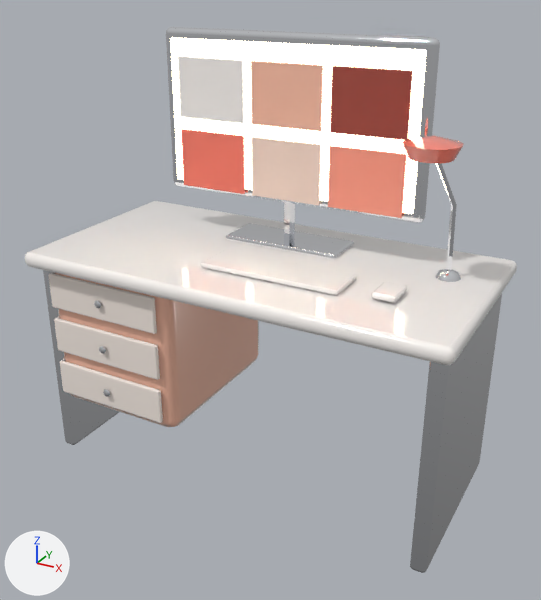
One commit to the glTF model public/assets/interiors/estudio/desk_monitor_station.glb: the scene before it, then after it.
Camera for both pictures: a 50 mm lens placed at (1.077, -1.936, 1.575), pointed at (0.028, -0.029, 0.621). Every picture has the same lights, and +X, +Y and +Z are marked at lower left. The picture after the commit comes second.

Before the edit, the objects in view are built like this:
```python
ob_desk_monitor_station = bpy.data.objects.new('desk_monitor_station', me_desk_monitor_station)
ob_desk_monitor_station.location = (0.0, 0.0, 0.0)
```
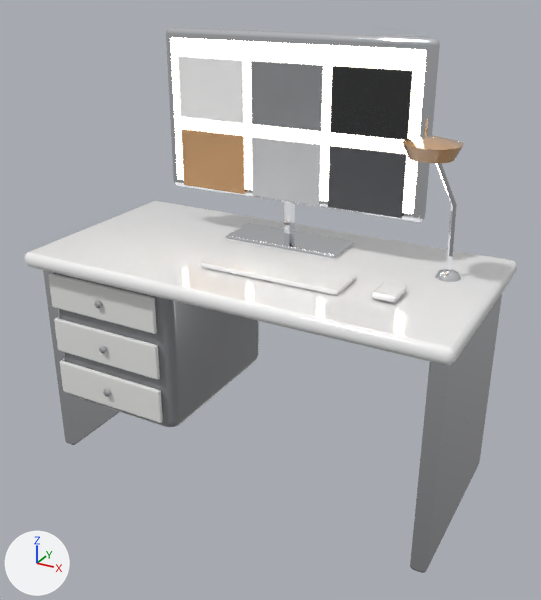
The edits, one by one:
Material 'base.009' (mat_base_009) changes colour from beige #ffc2a8 to grey #8b8d90; in linear values from (1.0, 0.539, 0.392) to (0.258, 0.266, 0.279).
Material 'accent2.009' (mat_accent2_009) changes colour from red #ff7f6b to orange #c79a6b; in linear values from (1.0, 0.212, 0.147) to (0.571, 0.323, 0.147).
Material 'soft.009' (mat_soft_009) changes colour from beige #ffe0cf to light grey #c9cbcd; in linear values from (1.0, 0.745, 0.624) to (0.584, 0.597, 0.61).
Material 'fabric.009' (mat_fabric_009) changes colour from pink #ff9d86 to dark grey #4a4c50; in linear values from (1.0, 0.337, 0.238) to (0.0685, 0.0723, 0.0802).
Material 'deep.009' (mat_deep_009) changes colour from red #a8483a to black #1e1f21; in linear values from (0.392, 0.0648, 0.0423) to (0.013, 0.0137, 0.0152).

Pixel boxes [x1, y1, x2, y2] of what changed, in the pictures (541 x 600 px):
'desk_monitor_station', recoloured (beige to grey): [52, 58, 464, 427] in both
